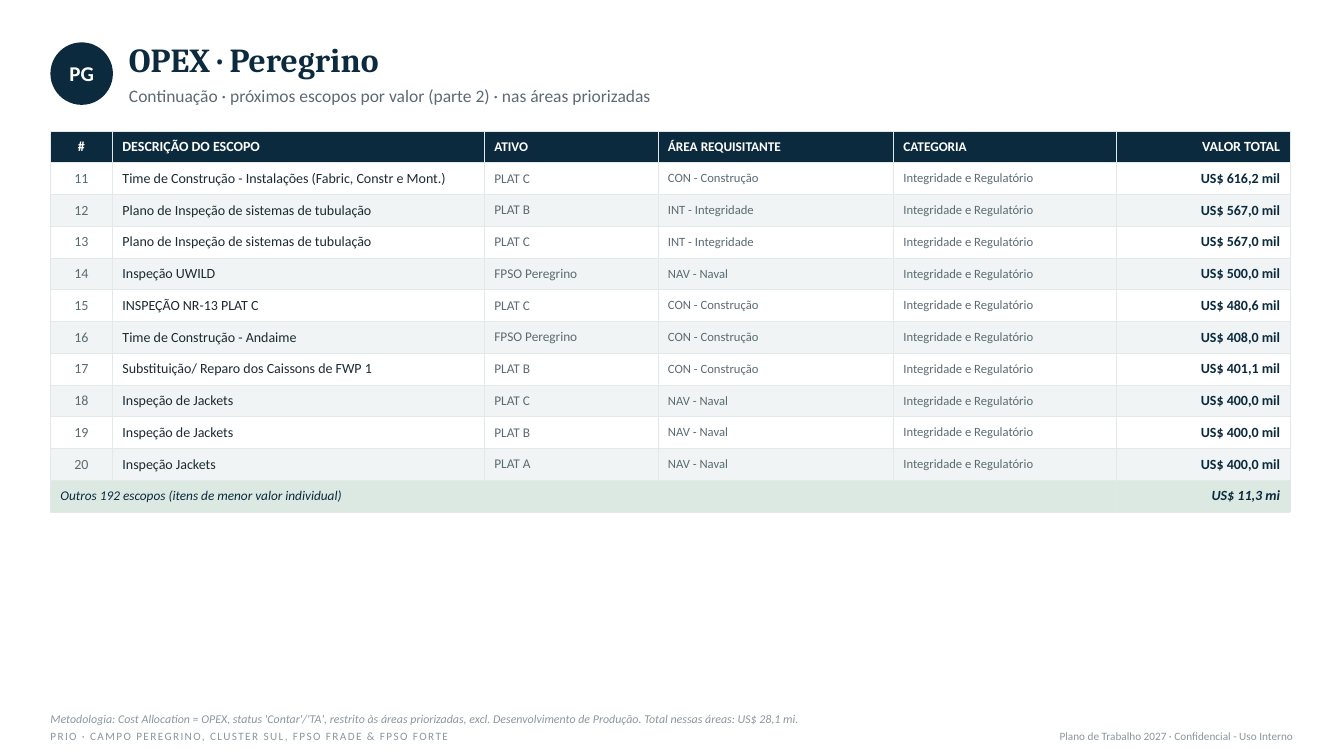
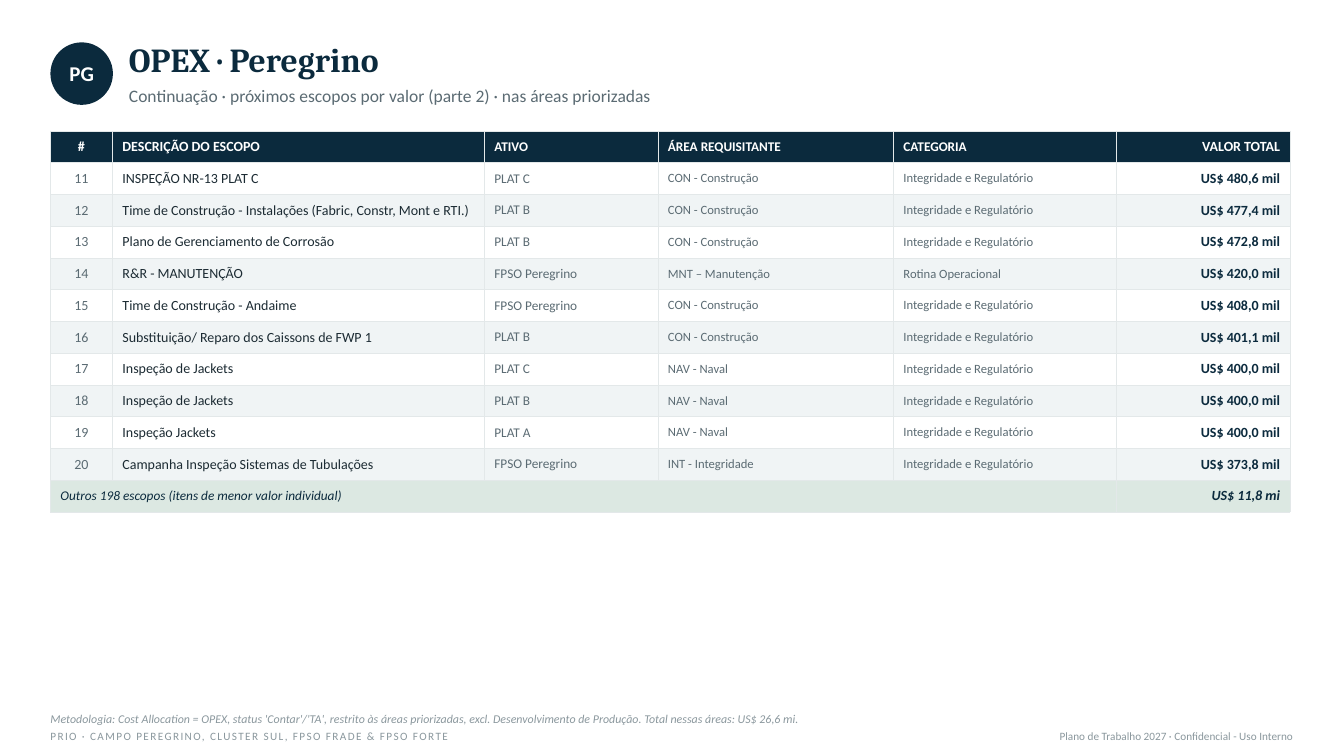
Before and after one commit to LucasRibaas/Planejamento, a slide deck: slide 29 of PRIO_Top_CAPEX_OPEX_Despriorizados_2027.pptx (slide 30 before the commit). Drawn at 1344x756 pixels with LibreOffice and Linux fonts; fonts in the diff are those of the drawing. Boxes give left, top, right and bottom in pixels: in the first picture for what was removed or moved away, otherwise in the second. Text is boxed around its words. In the diff, an @@ line names an element or a change of style, - is before the commit and + after.

```diff
--- a/PRIO_Top_CAPEX_OPEX_Despriorizados_2027.pptx
+++ b/PRIO_Top_CAPEX_OPEX_Despriorizados_2027.pptx
@@ table at bbox=[50, 131, 1290, 506] @@
-row 2, column 2: Time de Construção - Instalações (Fabric, Constr e Mont.)
+row 2, column 2: INSPEÇÃO NR-13 PLAT C
-row 2, column 6: US$ 616,2 mil
+row 2, column 6: US$ 480,6 mil
-row 3: 12 | Plano de Inspeção de sistemas de tubulação | PLAT B | INT - Integridade | Integridade e Regulatório | US$ 567,0 mil
+row 3: 12 | Time de Construção - Instalações (Fabric, Constr, Mont e RTI.) | PLAT B | CON - Construção | Integridade e Regulatório | US$ 477,4 mil
-row 4: 13 | Plano de Inspeção de sistemas de tubulação | PLAT C | INT - Integridade | Integridade e Regulatório | US$ 567,0 mil
+row 4: 13 | Plano de Gerenciamento de Corrosão | PLAT B | CON - Construção | Integridade e Regulatório | US$ 472,8 mil
-row 5: 14 | Inspeção UWILD | FPSO Peregrino | NAV - Naval | Integridade e Regulatório | US$ 500,0 mil
+row 5: 14 | R&R - MANUTENÇÃO | FPSO Peregrino | MNT – Manutenção | Rotina Operacional | US$ 420,0 mil
-row 6: 15 | INSPEÇÃO NR-13 PLAT C | PLAT C | CON - Construção | Integridade e Regulatório | US$ 480,6 mil
+row 6: 15 | Time de Construção - Andaime | FPSO Peregrino | CON - Construção | Integridade e Regulatório | US$ 408,0 mil
-row 7: 16 | Time de Construção - Andaime | FPSO Peregrino | CON - Construção | Integridade e Regulatório | US$ 408,0 mil
+row 7: 16 | Substituição/ Reparo dos Caissons de FWP 1 | PLAT B | CON - Construção | Integridade e Regulatório | US$ 401,1 mil
-row 8: 17 | Substituição/ Reparo dos Caissons de FWP 1 | PLAT B | CON - Construção | Integridade e Regulatório | US$ 401,1 mil
+row 8: 17 | Inspeção de Jackets | PLAT C | NAV - Naval | Integridade e Regulatório | US$ 400,0 mil
-row 9, column 3: PLAT C
+row 9, column 3: PLAT B
-row 10, column 2: Inspeção de Jackets
+row 10, column 2: Inspeção Jackets
-row 10, column 3: PLAT B
+row 10, column 3: PLAT A
-row 11: 20 | Inspeção Jackets | PLAT A | NAV - Naval | Integridade e Regulatório | US$ 400,0 mil
+row 11: 20 | Campanha Inspeção Sistemas de Tubulações | FPSO Peregrino | INT - Integridade | Integridade e Regulatório | US$ 373,8 mil
-row 12, column 1: Outros 192 escopos (itens de menor valor individual)
+row 12, column 1: Outros 198 escopos (itens de menor valor individual)
-row 12, column 6: US$ 11,3 mi
+row 12, column 6: US$ 11,8 mi
@@ text at bbox=[50, 715, 798, 725]: text changed @@
-Metodologia: Cost Allocation = OPEX, status 'Contar'/'TA', restrito às áreas priorizadas, excl. Desenvolvimento de Produção. Total nessas áreas: US$ 28,1 mi.
+Metodologia: Cost Allocation = OPEX, status 'Contar'/'TA', restrito às áreas priorizadas, excl. Desenvolvimento de Produção. Total nessas áreas: US$ 26,6 mi.
```
Also in this commit, not shown: 31 other slides changed.
